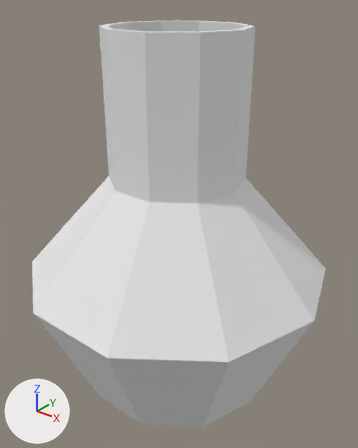
A saved change to the OBJ model assets/Vial_9.obj.
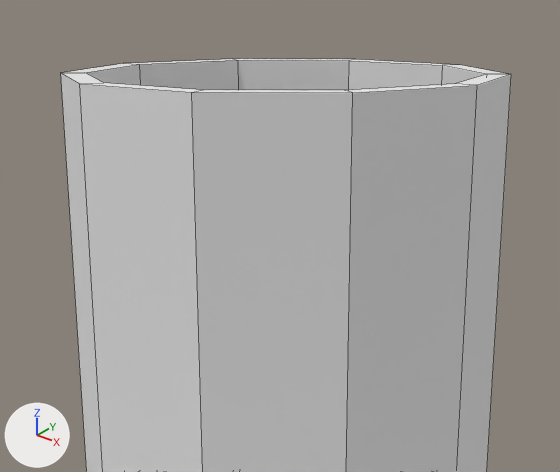
There are two pictures of each version: one whole from a camera (50 mm lens) standing at (71.6, -88.8, 100.3) and looking at (0.6, 0.0, 45.3), one close up on the part from 22% to 76% of the width and 0% to 37% of the height. The axes (+X, +Y, +Z) are drawn at lower left. The lights are the same throughout. The close-ups show mesh edges as thin lines. Where no turn or scale is listed for an object, it has been applied to the vertices.

The scene before the commit, as lines of its bpy script (objects in view):
```python
me_vial_9 = bpy.data.meshes.new('Vial_9')
me_vial_9.from_pydata(...)  # 82 vertices, 90 faces; spans x -39.0..39.0, y -37.1..37.1, z 0.0..92.2
me_vial_9.materials.append(mat_lambert20sg)  # white #e7e7e7
ob_vial_9 = bpy.data.objects.new('Vial_9', me_vial_9)
ob_vial_9.location = (0.0, 0.0, 0.0)
```
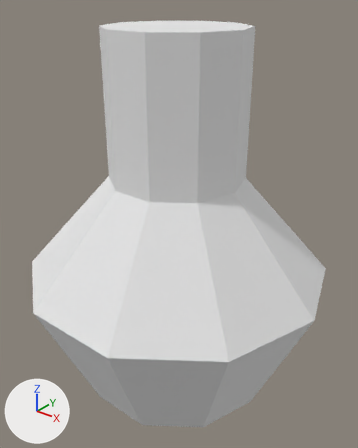
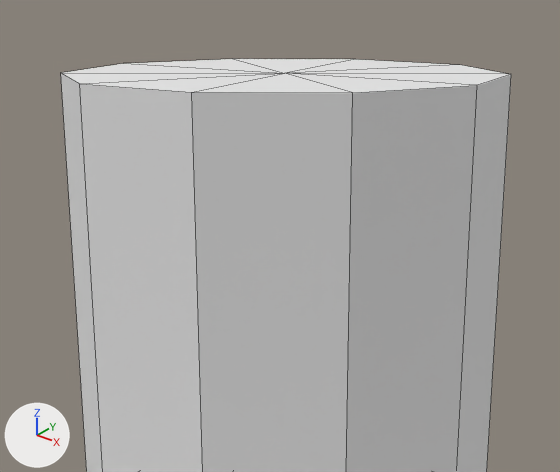
Scene script edits in JSON lines:
```json
{"block": "me_vial_9", "where": "# used by ob_vial_9; location = (0.0, 0.0, 0.0)"}
{"op": "remove", "block": "me_vial_9", "code": "me_vial_9.from_pydata(...)  # 82 vertices, 90 faces; spans x -39.0..39.0, y -37.1..37.1, z 0.0..92.2"}
{"op": "add", "block": "me_vial_9", "code": "me_vial_9.from_pydata(...)  # 42 vertices, 50 faces; spans x -39.0..39.0, y -37.1..37.1, z 0.0..92.2"}
{"block": "me_vial_9", "change": "me_vial_9 part 1"}
{"block": "me_vial_9", "change": "41 vertices are removed from x -36.4..36.4, y -34.6..34.6, z 1.5..92.2"}
{"block": "me_vial_9", "change": "50 faces are deleted"}
{"block": "me_vial_9", "change": "1 vertex is added at (0.0, 0.0, 92.2)"}
{"block": "me_vial_9", "change": "10 new faces join them"}
```

Location of each change, [x1, y1, x2, y2] in pixels of the close-ups (560 x 472 px):
```json
{"part": 1, "of": "me_vial_9", "change": "cut back", "before": [62, 59, 511, 93], "after": [62, 59, 511, 93]}
```
